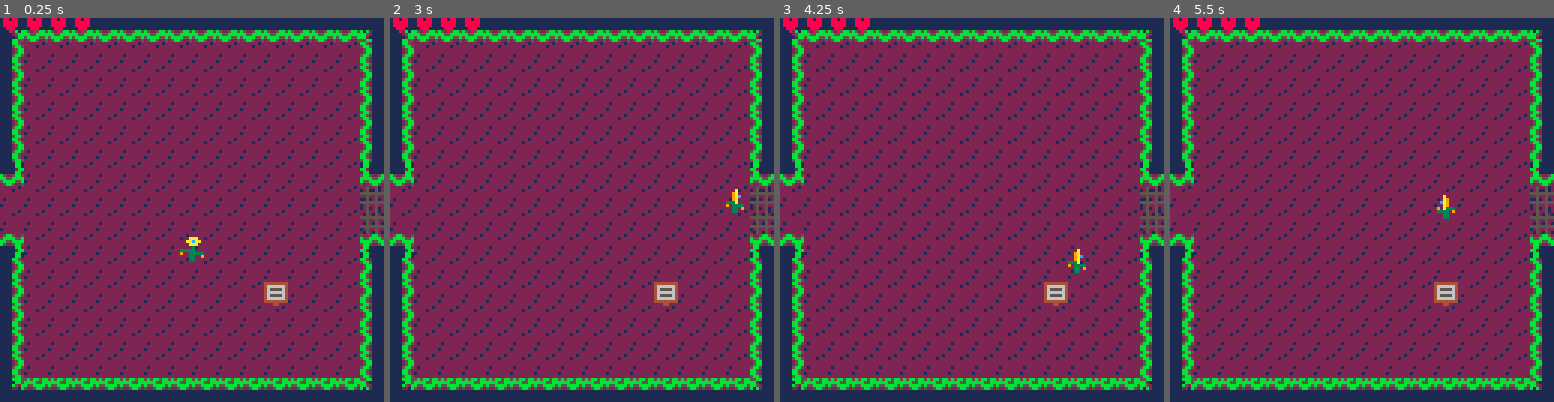
Above: before the commit, frames 1-4 (left to right).
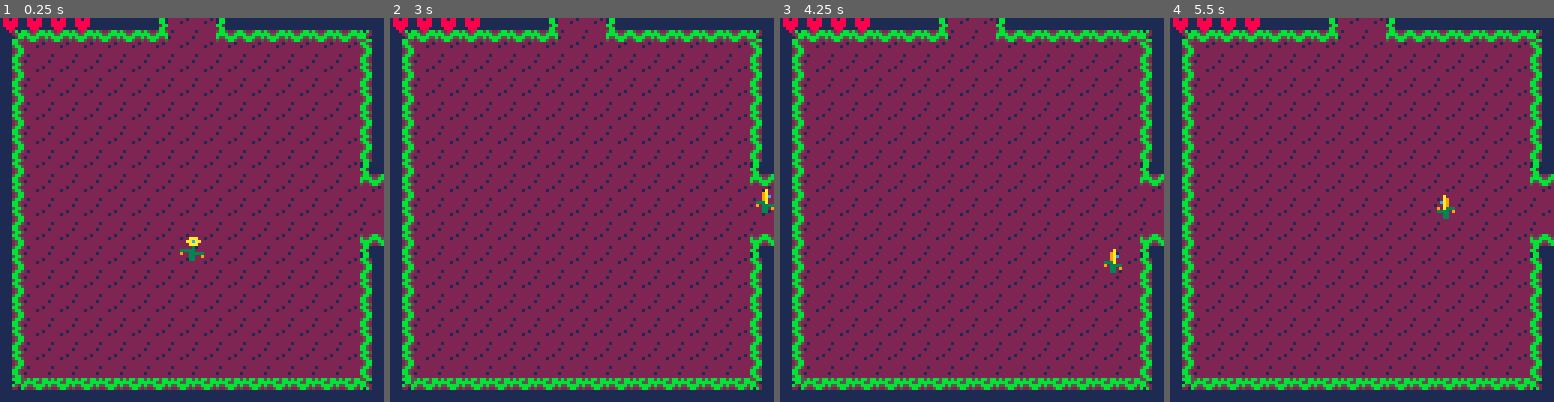
Above: after the commit, the same moments.

Repository: acwright/PICO-8
Game: PICO-8 cartridge ldjam/ldjam.p8
Two runs of this game, one before a commit and one after it. Both use one fixed random seed, a clock stepped at 60 frames per second and the inputs below.
Inputs:
- Up to frame 1 (0.25 s): no input
- Up to frame 2 (3 s): tap X (X key) at 0.33, 1.07, 1.85, 2.97 s; tap O (Z key) at 0.7, 1.7, 2.1, 2.5, 2.9 s; hold Right 1.6-2.1 s; hold Up 2.15-2.42 s; hold Right from 2.47 s (still down)
- Up to frame 3 (4.25 s): release Right at 3.03 s; hold Left 3.08-3.58 s; tap O (Z key) at 3.3, 3.7, 4.1 s; hold Down 3.63-3.97 s; hold Right from 4.02 s (still down); tap X (X key) at 4.08 s
- Up to frame 4 (5.5 s): tap O (Z key) at 4.5, 4.9, 5.3 s; release Right at 4.68 s; hold Up 4.73-5.03 s; hold Left from 5.08 s (still down); tap X (X key) at 5.2 s

The runs differ from the first frame. In frame 1, 2.9% of the frame differs, in the area x 0-100%, y 0-75%; in frame 2, 3.1%; in frame 3, 3.2%; in frame 4, 2.9%.

Commit message:
Add level 4 items

Diff:
--- a/ldjam/ldjam.p8
+++ b/ldjam/ldjam.p8
@@ -65,7 +65,7 @@
 
 function init_game()
 	rooms=init_rooms()
-	room=rooms[98]
+	room=rooms[133]
 
 	player=init_player()
 	game.update=update_game
@@ -1231,13 +1231,16 @@
 		init_item(6,0,2),
 		init_item(7,0,2),
 		init_item(8,0,2),
-		init_item(9,0,2)
+		init_item(9,0,2),
+		init_enemy(5,5,80,3),
+		init_enemy(10,10,80,3)
 	})
 	local room_104=init_room(0,{103,105,nil,109},{
 		init_item(6,0,2),
 		init_item(7,0,2),
 		init_item(8,0,2),
-		init_item(9,0,2)
+		init_item(9,0,2),
+		init_enemy(8,8,80,3)
 	})
 	local room_105=init_room(2,{104,106,nil,nil},{})
 	local room_106=init_room(2,{105,107,nil,nil},{})
@@ -1248,9 +1251,17 @@
 		init_item(0,8,17),
 		init_item(0,9,17)
 	})
-	local room_109=init_room(10,{108,nil,104,nil},{})
+	local room_109=init_room(10,{108,nil,104,nil},{
+		init_enemy(5,10,56,1),
+		init_enemy(10,5,64,2)
+	})
 	local room_110=init_room(7,{nil,111,107,115},{})
-	local room_111=init_room(14,{110,nil,nil,nil},{})
+	local room_111=init_room(14,{110,nil,nil,nil},{
+		init_enemy(4,4,80,3),
+		init_enemy(4,11,80,3),
+		init_enemy(11,11,80,3),
+		init_enemy(11,4,80,3)
+	})
 	local room_112=init_room(3,{nil,nil,108,116},{})
 	local room_113=init_room(0,{nil,114,nil,nil},{
 		init_item(0,6,17),
@@ -1264,10 +1275,17 @@
 		init_item(6,15,34),
 		init_item(7,15,34),
 		init_item(8,15,34),
-		init_item(9,15,34)
+		init_item(9,15,34),
+		init_enemy(4,4,80,3),
+		init_enemy(4,11,80,3),
+		init_enemy(11,11,80,3),
+		init_enemy(11,4,80,3),
+		init_powerup(6,2,50)
 	})
 	local room_114=init_room(8,{113,nil,nil,119},{})
-	local room_115=init_room(13,{nil,nil,110,nil},{})
+	local room_115=init_room(13,{nil,nil,110,nil},{
+		init_item(7,7,39)
+	})
 	local room_116=init_room(9,{nil,117,112,nil},{})
 	local room_117=init_room(2,{116,118,nil,nil},{})
 	local room_118=init_room(0,{117,119,nil,120},{
@@ -1276,7 +1294,10 @@
 		init_item(8,0,2),
 		init_item(9,0,2)
 	})
-	local room_119=init_room(10,{118,nil,114,nil},{})
+	local room_119=init_room(10,{118,nil,114,nil},{
+		init_enemy(5,5,56,1),
+		init_enemy(10,10,56,1)
+	})
 	local room_120=init_room(9,{nil,121,118,nil},{})
 	local room_121=init_room(8,{120,nil,nil,127},{})
 	local room_122=init_room(11,{nil,123,nil,129},{})
@@ -1289,6 +1310,20 @@
 	local room_124=init_room(8,{123,nil,nil,131},{})
 	local room_125=init_room(11,{nil,126,nil,132},{})
 	local room_126=init_room(0,{125,127,nil,nil},{
+		init_item(6,0,2),
+		init_item(7,0,2),
+		init_item(8,0,2),
+		init_item(9,0,2),
+		init_item(6,15,34),
+		init_item(7,15,34),
+		init_item(8,15,34),
+		init_item(9,15,34),
+		init_item(0,7,6),
+		init_item(0,8,7),
+		init_boss(4,11,104,7)
+	})
+	local room_127=init_room(0,{126,128,121,134},{})
+	local room_128=init_room(0,{127,129,nil,nil},{
 		init_item(6,0,2),
 		init_item(7,0,2),
 		init_item(8,0,2),
@@ -1298,27 +1333,21 @@
 		init_item(8,15,34),
 		init_item(9,15,34)
 	})
-	local room_127=init_room(0,{126,128,121,134},{})
-	local room_128=init_room(0,{127,129,nil,nil},{
-		init_item(6,0,2),
-		init_item(7,0,2),
-		init_item(8,0,2),
-		init_item(9,0,2),
-		init_item(6,15,34),
-		init_item(7,15,34),
-		init_item(8,15,34),
-		init_item(9,15,34)
-	})
 	local room_129=init_room(0,{128,130,122,nil},{
 		init_item(6,15,34),
 		init_item(7,15,34),
 		init_item(8,15,34),
-		init_item(9,15,34)
+		init_item(9,15,34),
+		init_enemy(8,4,80,3),
+		init_enemy(3,10,80,3),
+		init_enemy(12,12,64,2)
 	})
 	local room_130=init_room(10,{129,nil,123,nil},{})
 	local room_131=init_room(3,{nil,nil,124,138},{})
 	local room_132=init_room(9,{nil,133,125,nil},{})
-	local room_133=init_room(14,{132,nil,nil,nil},{})
+	local room_133=init_room(14,{132,nil,nil,nil},{
+		init_collectable(13,13,54)
+	})
 	local room_134=init_room(9,{nil,135,127,nil},{})
 	local room_135=init_room(2,{134,136,nil,nil},{})
 	local room_136=init_room(2,{135,137,nil,nil},{})
